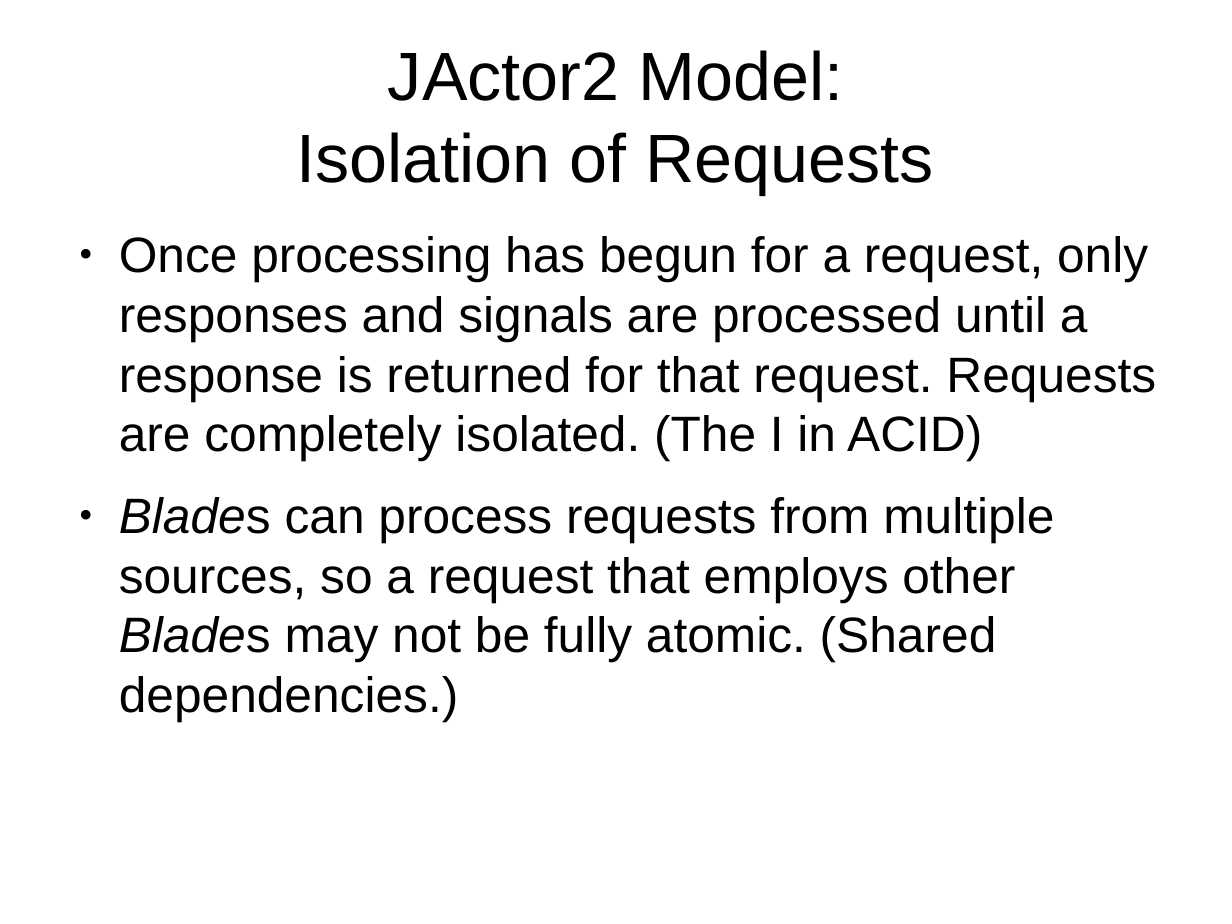
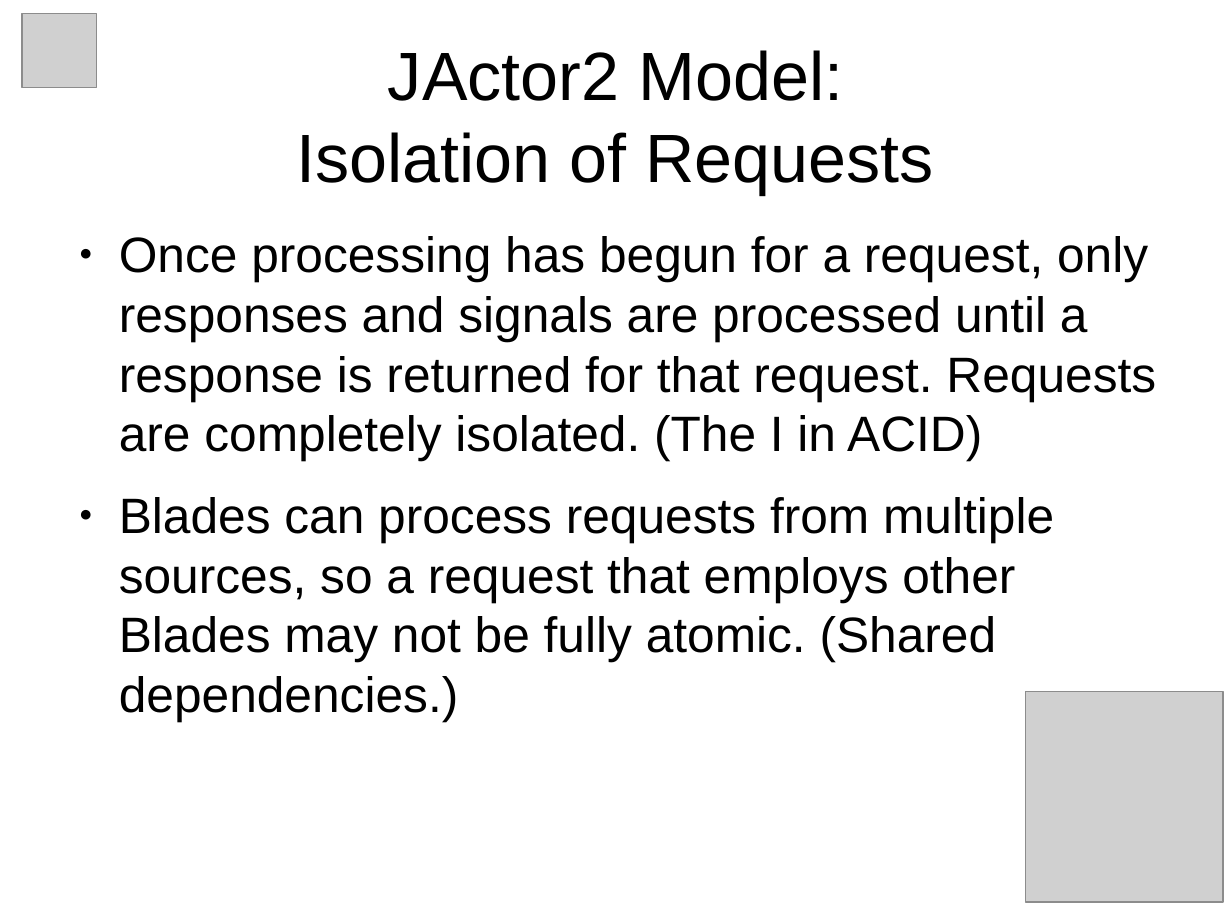
Before and after one commit to laforge49/laforge49.github.io, a slide deck: slide 7 of projects/JActor2/1.0.0/JActor2Revisited.odp (slide 6 before the commit). Drawn at 1232x924 pixels with LibreOffice and Linux fonts; fonts in the diff are those of the drawing; grey boxes stand for pictures. Boxes give left, top, right and bottom in pixels: in the first picture for what was removed or moved away, otherwise in the second. Text is boxed around its words. In the diff, an @@ line names an element or a change of style, - is before the commit and + after.

Commit message:
edited jactor2 slide

```diff
--- a/projects/JActor2/1.0.0/JActor2Revisited.odp
+++ b/projects/JActor2/1.0.0/JActor2Revisited.odp
@@ picture added at (x1=22, y1=13, x2=97, y2=88) @@
@@ text at (x1=119, y1=497, x2=1054, y2=721): italic off in "Blades Blades" @@
@@ picture added at (x1=1025, y1=692, x2=1223, y2=903) @@
```
Also in this commit, not shown: 11 other slides changed, 1 slide added.
